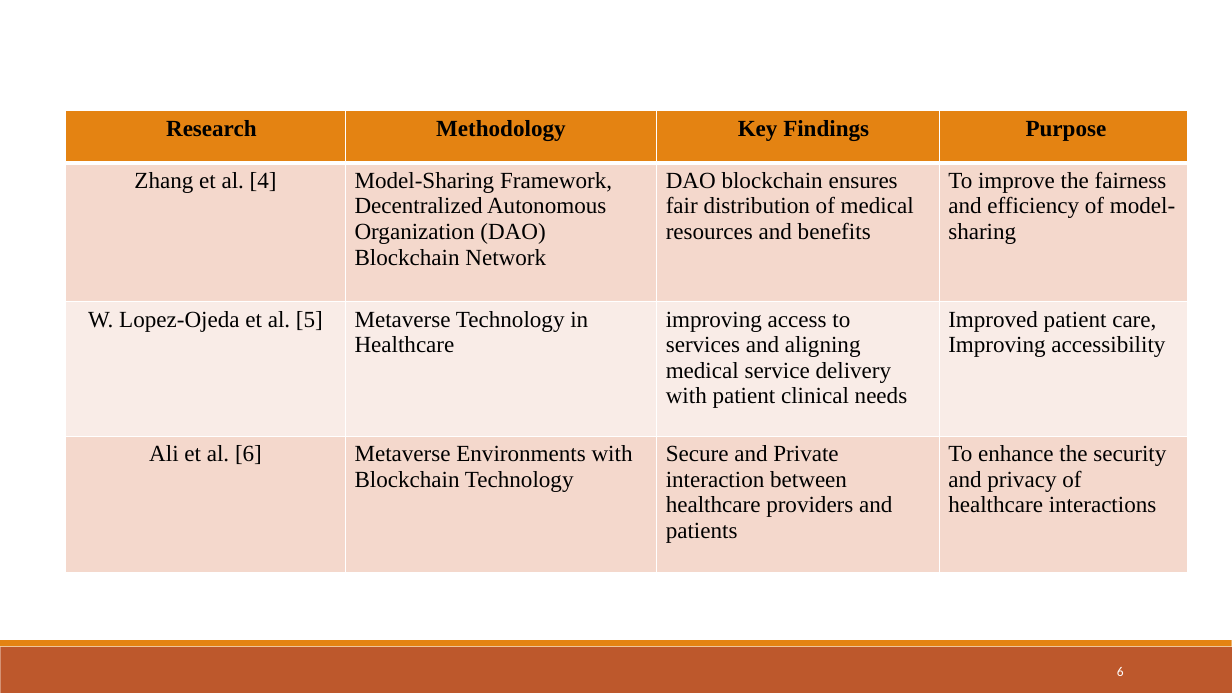
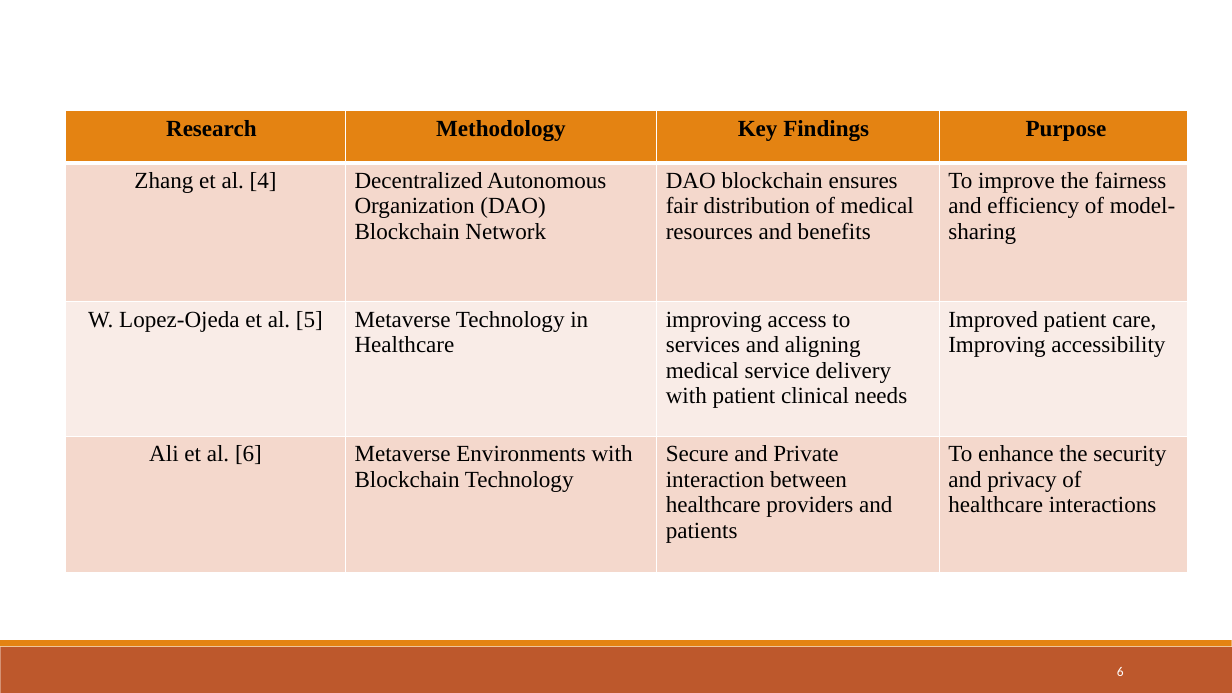
Before and after one commit to Devjethva1111/Metaverse-in-Healthcare, a slide deck: slide 6 of Seminar PPT/23MDS003 - Seminar.pptx. Drawn at 1232x693 pixels with LibreOffice and Linux fonts; fonts in the diff are those of the drawing. Boxes give left, top, right and bottom in pixels: in the first picture for what was removed or moved away, otherwise in the second. Text is boxed around its words. In the diff, an @@ line names an element or a change of style, - is before the commit and + after.

```diff
--- a/Seminar PPT/23MDS003 - Seminar.pptx
+++ b/Seminar PPT/23MDS003 - Seminar.pptx
@@ table at [66,111,1188,573] @@
-row 2, column 2: Model-Sharing Framework, Decentralized Autonomous Organization (DAO) Blockchain Network
+row 2, column 2: Decentralized Autonomous Organization (DAO) Blockchain Network
```
Also in this commit, not shown: 6 other slides changed, 1 other file.
